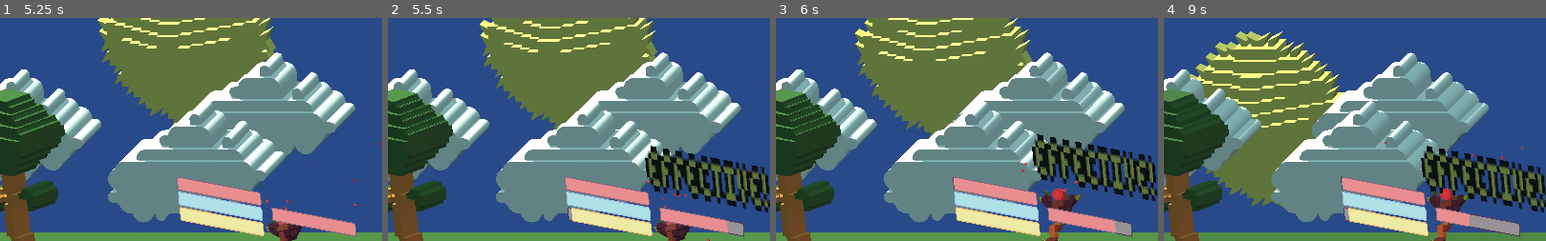
Above: before the commit, frames 1-4 (left to right).
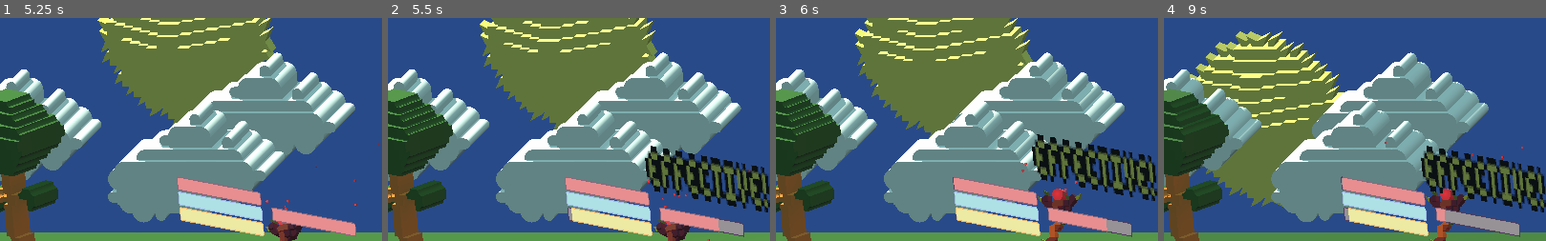
Above: after the commit, the same moments.

Repository: matt-cles/item-assistant
Game: Godot game, scene res://scenes/Main.tscn
Same seed, same stepped clock (60 frames per second), same inputs: the game is played once before the commit and once after it.
Inputs (mouse positions are % of the whole screen's width and height, from its top left):
- Up to frame 1 (5.25 s): click "Start Game" at 0.5 s; tap Enter (ui_accept) at 1.25, 1.52, 2.27, 3.77, 4.52 s; move the mouse to (45, 70) at 1.27 s; hold Right (ui_right) 1.28-2.78 s; move the mouse to (80, 65) at 2.02 s; move the mouse to (20, 35) at 2.77 s; hold Left (ui_left) 2.78-5.03 s; move the mouse to (55, 50) at 3.52 s; move the mouse to (35, 25) at 4.27 s; move the mouse to (72, 45) at 5.02 s; hold Right (ui_right) from 5.03 s (still down)
- Up to frame 2 (5.5 s): keep holding Right (ui_right); tap Enter (ui_accept) at 5.27 s
- Up to frame 3 (6 s): keep holding Right (ui_right); move the mouse to (30, 55) at 5.77 s
- Up to frame 4 (9 s): move the mouse to (60, 28) at 6.52 s; tap Enter (ui_accept) at 6.77, 7.52, 8.27 s; move the mouse to (45, 70) at 7.27 s; move the mouse to (80, 65) at 8.02 s; move the mouse to (20, 35) at 8.77 s; release Right (ui_right) at 8.78 s; hold Left (ui_left) from 8.78 s (still down)
The pictures show only the part of the screen within x 0-50%, y 3-53%; the shares and areas given below are measured in that part.

Frame 1 is identical in both runs. In frame 2, 0.1% of the frame differs, in the area x 86-89%, y 89-97%; in frame 3, 0.1%; in frame 4, 0.4%, in the area x 73-80%, y 85-94%.

Commit message:
increase 'effective' weapon damage

Diff:
--- a/scripts/Enemy.gd
+++ b/scripts/Enemy.gd
@@ -128,7 +128,7 @@
 		damage *= .5
 		display_effectiveness(ineffective_texture)
 	elif damage_type in types[type].effective:
-		damage *= 2
+		damage *= 3
 		display_effectiveness(effective_texture)
 	elif damage_type in types[type].critical:
 		damage *= 8
